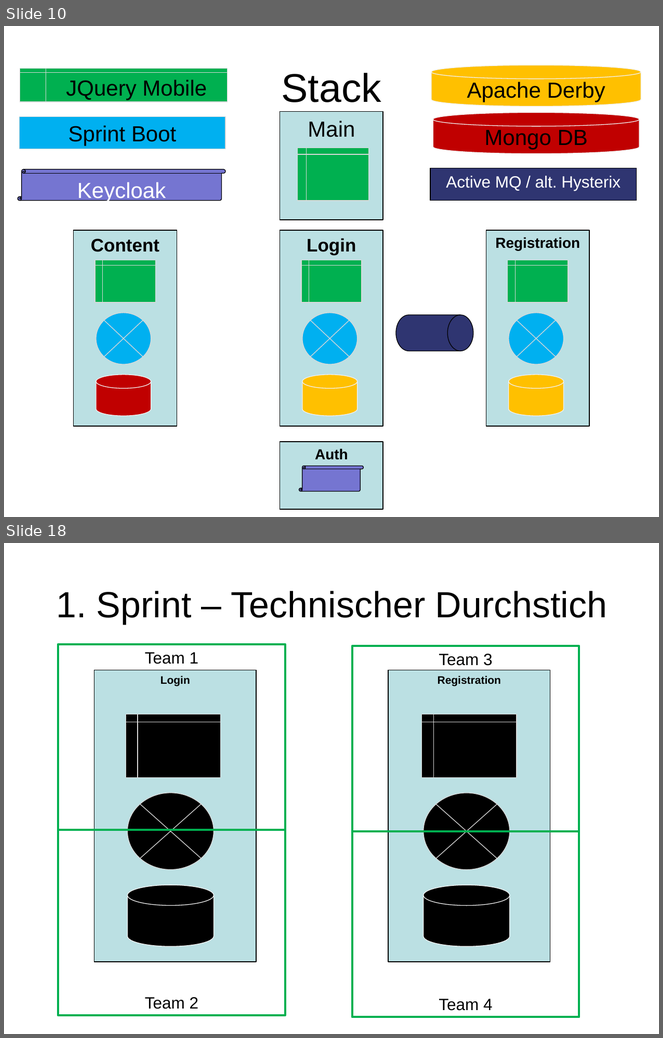
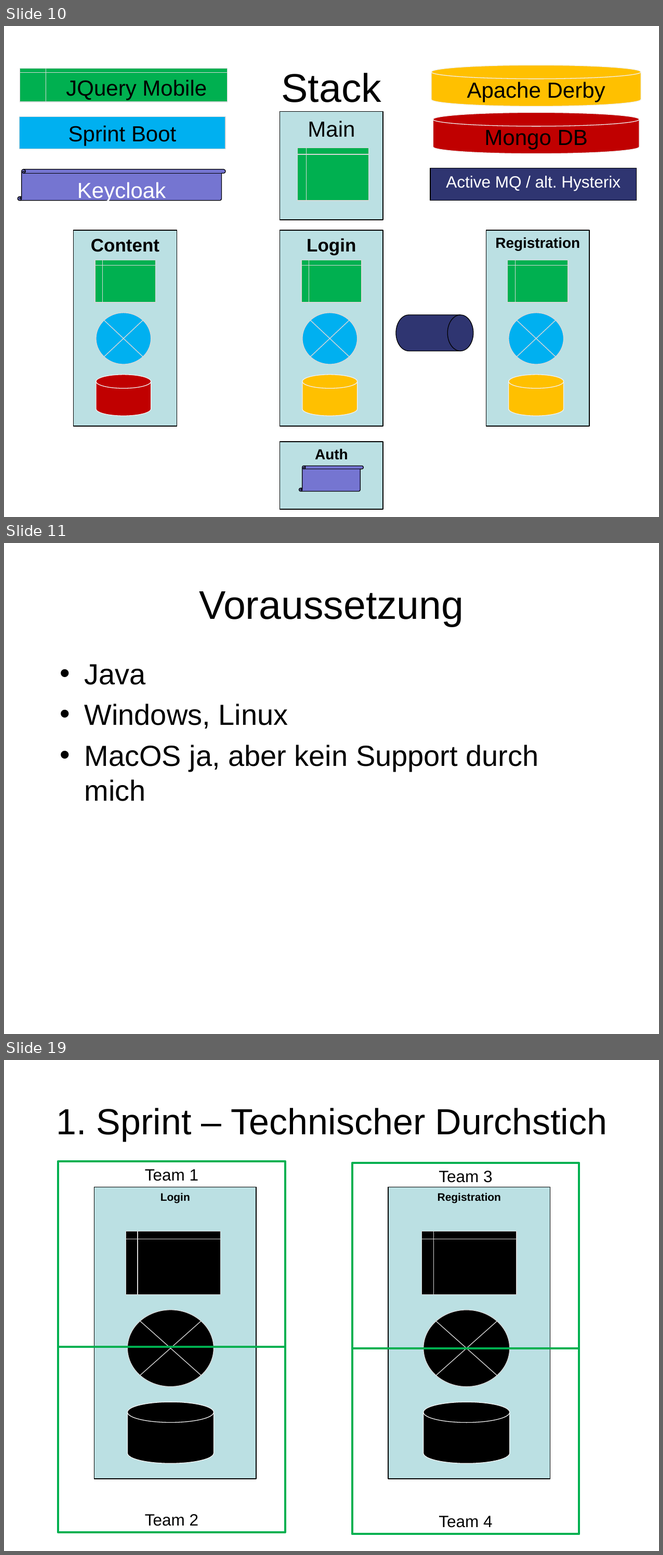
Before and after one commit to owronka/SubZeroMicroservices, a slide deck: doc/Resilient Microservices.pptx. Shown one above the other, each under a label of ours: slides 10 and 18 before the commit, slides 10, 11 and 19 after it; the slides between them are not shown. The pictures are 663x1038 and 663x1555 pixels, drawn with LibreOffice and Linux fonts; fonts in the diff are those of the drawing. Boxes give left, top, right and bottom in pixels: in the first picture for what was removed or moved away, otherwise in the second. Text is boxed around its words. In the diff, an @@ line names an element or a change of style, - is before the commit and + after.

```diff
--- a/doc/Resilient Microservices.pptx
+++ b/doc/Resilient Microservices.pptx
@@ slide 11 added at box(4, 543, 659, 1034), background #FFFFFF @@
@@ title added at box(199, 591, 464, 627), 44 pt, text #000000 @@
+Voraussetzung
@@ text added at box(84, 664, 539, 801), 32 pt, text #000000 @@
+• Java
+• Windows, Linux
+• MacOS ja, aber kein Support durch mich
@@ what was slide 18 is now slide 19 @@
```
Also in this commit, not shown: 7 slides changed.
